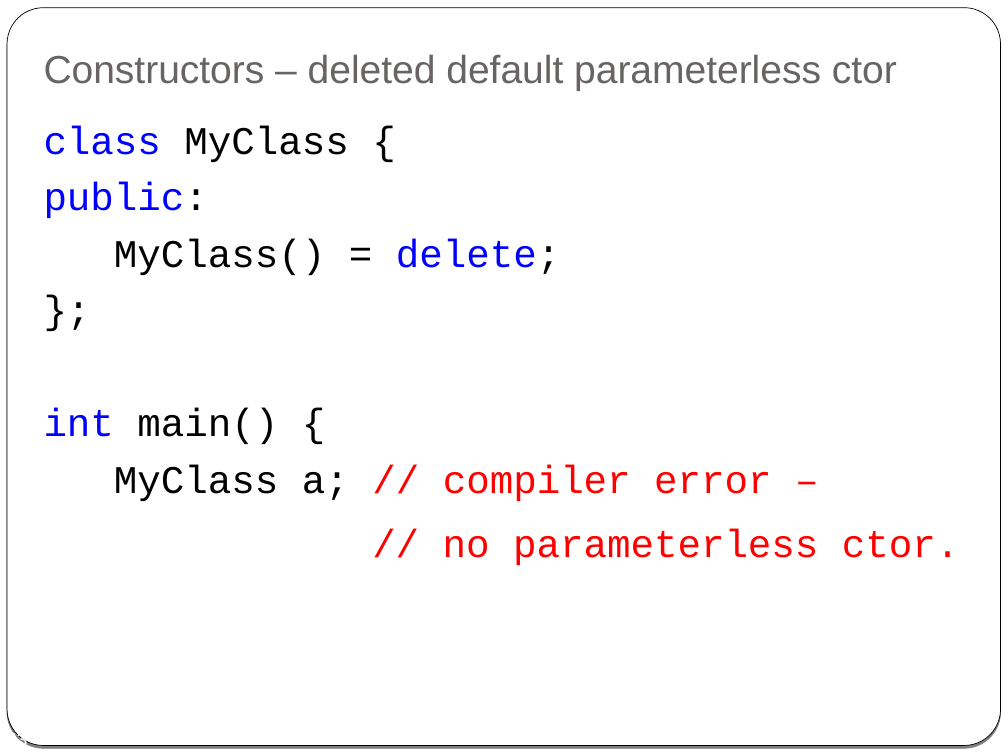
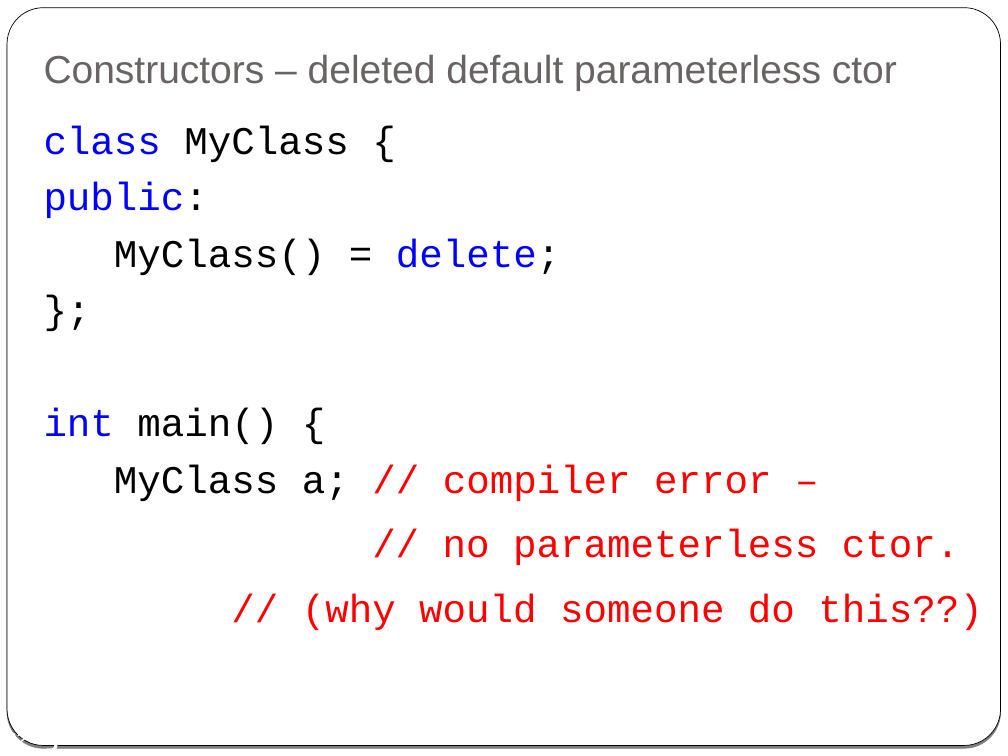
Before and after one commit to cpp-at-ariel/cpp-5778, a slide deck: slide 22 of week02-classes-constructors-destructors/slides-classes.odp (slide 23 before the commit). Drawn at 1008x756 pixels with LibreOffice and Linux fonts; fonts in the diff are those of the drawing. Boxes give left, top, right and bottom in pixels: in the first picture for what was removed or moved away, otherwise in the second. Text is boxed around its words. In the diff, an @@ line names an element or a change of style, - is before the commit and + after.

```diff
--- a/week02-classes-constructors-destructors/slides-classes.odp
+++ b/week02-classes-constructors-destructors/slides-classes.odp
@@ text at bbox=[302, 594, 982, 630]: paragraph added @@
+// (why would someone do this??)
@@ page number at bbox=[6, 731, 28, 745]: text changed @@
-23
+22
```
Also in this commit, not shown: 1 slide removed, 13 other files.
